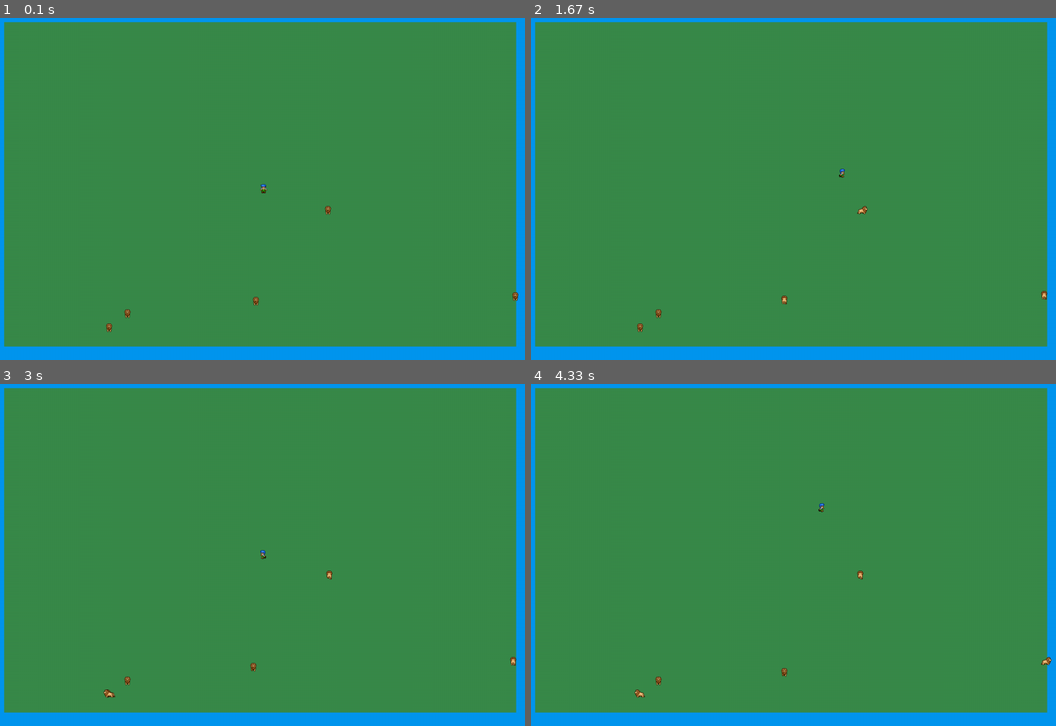
Above: before the commit, frames 1-4 (two rows, left to right).
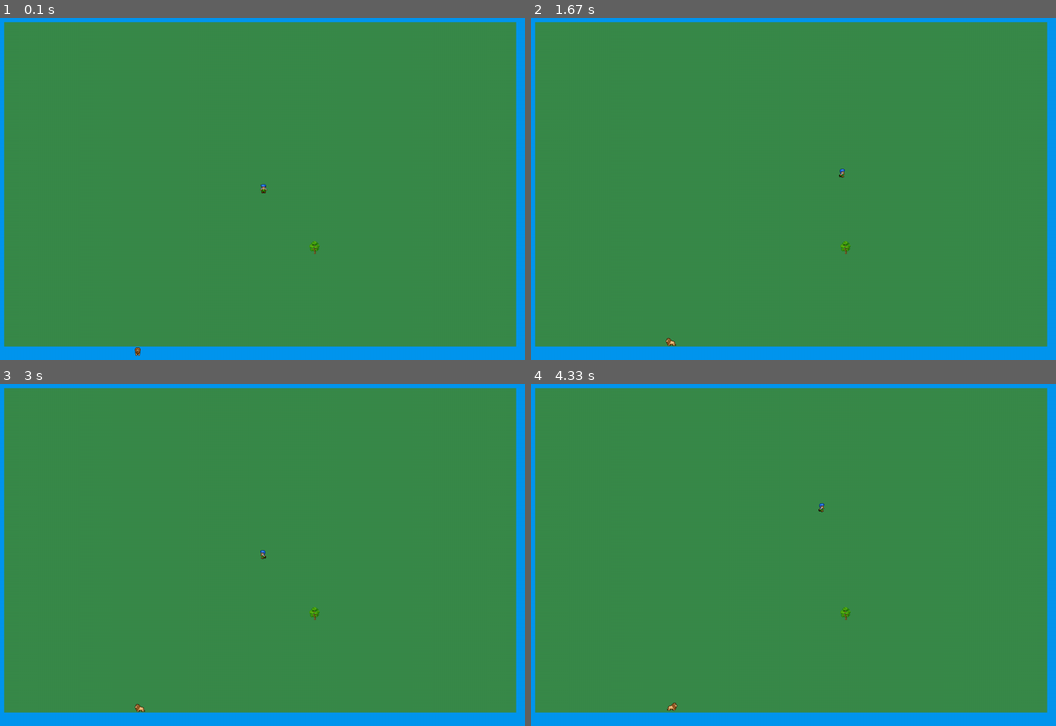
Above: after the commit, the same moments.

Repository: Kristiankaspersen/the-special-pygame
Game: pygame game, started from main.py
Two runs of this game, one before a commit and one after it. Both use one fixed random seed, a clock stepped at 60 frames per second and the inputs below.
Inputs:
- Up to frame 1 (0.1 s): no input
- Up to frame 2 (1.67 s): hold D 0.33-0.8 s; hold W 0.83-1.13 s; hold D 1.17-1.63 s
- Up to frame 3 (3 s): hold A 1.67-2.2 s; hold S 2.23-2.53 s; hold A 2.57-2.97 s
- Up to frame 4 (4.33 s): hold Shift 3-3.37 s; hold W 3-3.37 s; hold W 3.4-3.77 s; hold D from 3.8 s (still down)

The runs differ from the first frame. In frame 1, 0.2% of the frame differs, in the area x 20-99%, y 54-99%; in frame 2, 0.2%; in frame 3, 0.2%; in frame 4, 0.2%, in the area x 19-100%, y 54-96%.

Commit message:
Collisions and re-structure of code

Diff:
--- a/animal.py
+++ b/animal.py
@@ -1,5 +1,6 @@
 import pygame
 import random
+from island import Island
 
 class Animal:
     all = []
@@ -59,10 +60,10 @@
                 self.x = island.x
             elif self.y < island.y:
                 self.y = island.y
-            elif self.x + self.width > island.width + island.offset:
-                self.x = island.width + island.offset - self.width
-            elif self.y + self.height > island.height + island.offset:
-                self.y = island.height + island.offset - self.height
+            elif self.x + self.width > island.width:
+                self.x = island.width - self.width
+            elif self.y + self.height > island.height:
+                self.y = island.height - self.height
         #Fish colliding with island
         else:
             if self.x < 0:
--- a/island.py
+++ b/island.py
@@ -1,4 +1,5 @@
 import pygame
+import random
 
 class Island:
     all = []
@@ -8,45 +9,40 @@
         self.y = y
         self.width = width
         self.height = height
+
         self.screen = screen
 
-        Island.all.append(self)
-
-    #This generate the bottom layer of the island: Just a green rectangle
-    def generate_island_base(self):
+        #MAIN ISLAND
         self.plain_grass_surface = pygame.image.load(f"landscape/plain_grass.png").convert_alpha()
         self.plain_grass_surface = pygame.transform.scale(self.plain_grass_surface, (self.width,self.height))
         self.plain_grass_rect = self.plain_grass_surface.get_rect(topleft = (self.x,self.y))
-        self.screen.blit(self.plain_grass_surface,self.plain_grass_rect)
 
-    #This generates the water surrounding the island
-    def generateWater(self):
+        #WATER
         self.plain_water_surface1 = pygame.image.load(f"landscape/plain_water.png").convert_alpha()
         self.plain_water_surface1 = pygame.transform.scale(self.plain_water_surface1, (self.plain_grass_rect.left, self.screen.get_height()))
         self.plain_water_rect1 = self.plain_water_surface1.get_rect(topleft = (0,0))
-        self.screen.blit(self.plain_water_surface1,self.plain_water_rect1)
 
         self.plain_water_surface2 = pygame.image.load(f"landscape/plain_water.png").convert_alpha()
         self.plain_water_surface2 = pygame.transform.scale(self.plain_water_surface2, (self.screen.get_width(), self.plain_grass_rect.top))
         self.plain_water_rect2 = self.plain_water_surface2.get_rect(topleft = (0,0))
-        self.screen.blit(self.plain_water_surface2,self.plain_water_rect2)
 
         self.plain_water_surface3 = pygame.image.load(f"landscape/plain_water.png").convert_alpha()
         self.plain_water_surface3 = pygame.transform.scale(self.plain_water_surface3, (self.screen.get_width(),self.offset))
         self.plain_water_rect3 = self.plain_water_surface3.get_rect(topleft = (0, self.plain_grass_rect.bottom))
-        self.screen.blit(self.plain_water_surface3,self.plain_water_rect3)
 
         self.plain_water_surface4 = pygame.image.load(f"landscape/plain_water.png").convert_alpha()
         self.plain_water_surface4 = pygame.transform.scale(self.plain_water_surface4, (self.offset,self.screen.get_height()))
         self.plain_water_rect4 = self.plain_water_surface4.get_rect(topleft = (self.plain_grass_rect.right,0))
-        self.screen.blit(self.plain_water_surface4,self.plain_water_rect4)
 
-    def generateTrees(self):
-        pass
+        self.width = self.plain_grass_rect.right
+        self.height = self.plain_grass_rect.bottom
 
-    def generateRocks(self, rocks):
-        pass
+        Island.all.append(self)
+
 
     def draw_island(self, screen):
-        self.generate_island_base()
-        self.generateWater()
+        self.screen.blit(self.plain_water_surface1,self.plain_water_rect1)
+        self.screen.blit(self.plain_water_surface2,self.plain_water_rect2)
+        self.screen.blit(self.plain_water_surface3,self.plain_water_rect3)
+        self.screen.blit(self.plain_water_surface4,self.plain_water_rect4)
+        self.screen.blit(self.plain_grass_surface, self.plain_grass_rect)
--- /dev/null
+++ b/landscape.py
@@ -0,0 +1,25 @@
+import pygame
+import random
+from island import Island
+
+class Landscape:
+    all = []
+    def __init__(self, screen, island):
+        island = island
+        self.screen = screen
+
+    def update(self):
+        self.screen.blit(self.surface,self.rect)
+
+class Tree(Landscape):
+    all = []
+    def __init__(self, screen, island):
+        super().__init__(screen, island)
+        self.tree_type = random.randint(1,4)
+        self.surface = pygame.image.load(f"landscape/tree{self.tree_type}.png").convert_alpha()
+        self.x_midbot = random.randint(island.x, island.width)
+        self.y_midbot = random.randint(island.y, island.height)
+        self.rect = self.surface.get_rect(midbottom = (self.x_midbot, self.y_midbot))
+
+        Landscape.all.append(self)
+        Tree.all.append(self)
--- a/main.py
+++ b/main.py
@@ -1,9 +1,9 @@
 import pygame
 import random
 from animal import *
-from animal import Animal
+from landscape import *
 from player import Player
-from island import Island
+from island import *
 
 def animate():
     global animation_timer,animation_speed,animation_counter
@@ -31,6 +31,8 @@
 animation_speed = 5     #This regulates animation speed
 animation_counter = 0
 animation_timer = 0
+trees_amount = 1
+lion_amount = 1
 
 # Spawn Player and Main Island
 player = Player(player_type, "Geir", 5, 10, middle_spawn[0], middle_spawn[1])
@@ -42,10 +44,15 @@
     #     Baboon(random.randint(main_island.x, main_island.width+island_offset-5), random.randint(main_island.y, main_island.height+island_offset-5), 3, 100, 5, 5, 5)
 
     # Spawn Lions
-    for x in range(5):
-        Lion(random.randint(main_island.x, main_island.width+island_offset-5), random.randint(main_island.y, main_island.height+island_offset-5), 3, 400, 20, 5, 5)
+    for x in range(lion_amount):
+        Lion(random.randint(main_island.x, main_island.width+island_offset-5), random.randint(main_island.y, main_island.height+island_offset-5), 3, 300, 20, 5, 5)
+
+def create_landscape():
+    for x in range(trees_amount):
+        Tree(screen, main_island)
 
 spawn_animals()
+create_landscape()
 running = True
 while running:
     #FPS
@@ -60,7 +67,7 @@
             running = False
 
     #Player Movement
-    player.move(main_island, animation_counter)
+    player.move(main_island, Landscape.all, animation_counter)
 
     main_island.draw_island(screen)                     #Main Island
     player.draw_player(screen)
@@ -69,4 +76,7 @@
     for animal in Animal.all:
         animal.animal_movement(main_island, screen, animation_counter)
 
+    for x in Landscape.all:
+        Landscape.update(x)
+
     pygame.display.update()
--- a/player.py
+++ b/player.py
@@ -1,7 +1,6 @@
 import pygame
 import math
 import random
-from island import Island
 
 class Player:
     all = []
@@ -13,6 +12,7 @@
         self.speed = speed
         self.health = health
         self.surface = pygame.image.load(f"characters/Player{style}/F.png").convert_alpha()
+        self.player_rect = self.surface.get_rect(topleft = (self.x,self.y))
 
         Player.all.append(self)
 
@@ -23,7 +23,13 @@
     def attack(self):
         pass
 
-    def move(self, island, num):
+    def check_collision(self, landscape):
+        for x in landscape:
+            return self.player_rect.colliderect(x.rect)
+            #TEST pygame.sprite.collide_rect_ratio()
+
+
+    def move(self, island, landscape, num):
         self.width = self.surface.get_width()
         self.height = self.surface.get_height()
         keys = pygame.key.get_pressed()
@@ -34,8 +40,12 @@
             self.surface = pygame.image.load(f"characters/Player{self.style}/{images[num]}").convert_alpha()
             if keys[pygame.K_LSHIFT]:
                 self.x -= math.floor(self.speed/2 * 1.5)
+                if self.check_collision(landscape):
+                    self.x += math.floor(self.speed/2 * 1.5 + 1)
             else:
                 self.x -= math.floor(self.speed/2)
+                if self.check_collision(landscape):
+                    self.x += math.floor(self.speed/2 + 1)
             if self.x < island.x:
                 self.x = island.x
 
@@ -45,8 +55,12 @@
             self.surface = pygame.image.load(f"characters/Player{self.style}/{images[num]}").convert_alpha()
             if keys[pygame.K_LSHIFT]:
                 self.y -= math.floor(self.speed/2 * 1.5)
+                if self.check_collision(landscape):
+                    self.y += math.floor(self.speed/2 * 1.5 + 1)
             else:
                 self.y -= math.floor(self.speed/2)
+                if self.check_collision(landscape):
+                    self.y += math.floor(self.speed/2 + 1)
             if self.y < island.y:
                 self.y = island.y
 
@@ -56,10 +70,14 @@
             self.surface = pygame.image.load(f"characters/Player{self.style}/{images[num]}").convert_alpha()
             if keys[pygame.K_LSHIFT]:
                 self.x += math.floor(self.speed/2 * 1.5)
+                if self.check_collision(landscape):
+                    self.x -= math.floor(self.speed/2 * 1.5 + 1)
             else:
                 self.x += math.floor(self.speed/2)
-            if self.x + self.width > island.width + island.offset:
-                self.x = island.width + island.offset - self.width
+                if self.check_collision(landscape):
+                    self.x -= math.floor(self.speed/2 + 1)
+            if self.x + self.width > island.width:
+                self.x = island.width - self.width
 
         #Move down
         if keys[pygame.K_s]:
@@ -67,7 +85,11 @@
             self.surface = pygame.image.load(f"characters/Player{self.style}/{images[num]}").convert_alpha()
             if keys[pygame.K_LSHIFT]:
                 self.y += math.floor(self.speed/2 * 1.5)
+                if self.check_collision(landscape):
+                    self.y -= math.floor(self.speed/2 * 1.5 + 1)
             else:
                 self.y += math.floor(self.speed/2)
-            if self.y + self.height > island.height + island.offset:
-                self.y = island.height + island.offset - self.height
+                if self.check_collision(landscape):
+                    self.y -= math.floor(self.speed/2 + 1)
+            if self.y + self.height > island.height:
+                self.y = island.height - self.height
Binary file added: landscape/bush1.png
Binary file added: landscape/grass1.png
Binary file added: landscape/grass2.png
Binary file added: landscape/grass3.png
Binary file added: landscape/grass4.png
Binary file added: landscape/tree1.png
Binary file added: landscape/tree2.png
Binary file added: landscape/tree3.png
Binary file added: landscape/tree4.png
Binary file added: landscape/tree_not_used.png
